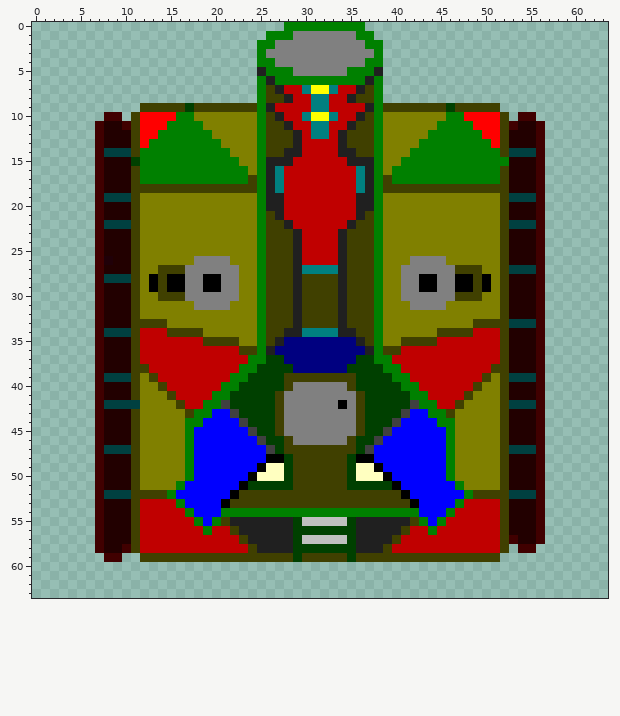
Two versions of one pixel-art sprite, Tank Arena.gmx/sprites/images/sprite_tank_final_0.png. Above: the version before the commit.
The file is 64x64 pixels. Colours within 5 levels of each other are drawn and written as one.
Now the later version:
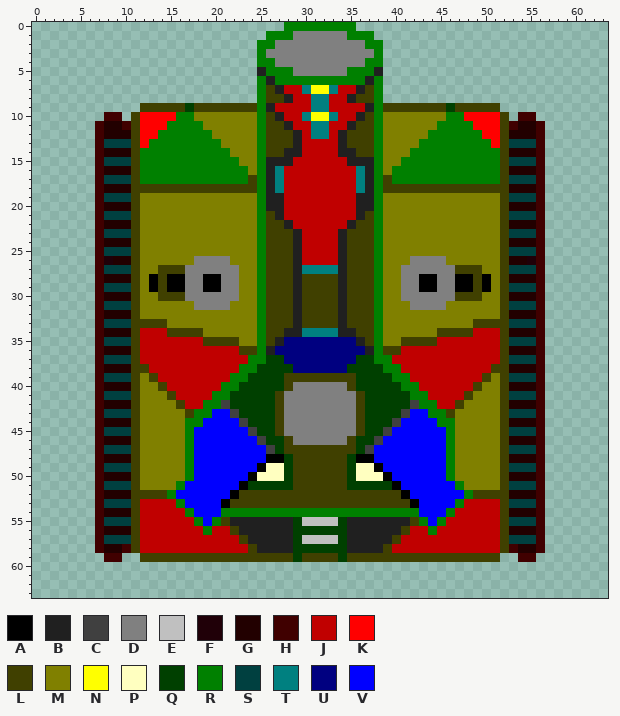
Palette (. is transparent): A #000000  B #202020  C #404040  D #808080  E #c0c0c0  F #200008  G #220000  H #400000  J #c00000  K #ff0000  L #404000  M #808000  N #ffff00  P #ffffc0  Q #004000  R #008000  S #004040  T #008080  U #000080  V #0000ff
Edits made:
y 0: x 36 R -> .
y 1: x 35 D -> R
y 13: x 8..10 GGG -> SSS; x 53..55 GGG -> SSS
y 14: x 8..10 SSS -> GGG; x 53..55 SSS -> GGG
y 15: x 8..11 GGGQ -> SSSL; x 52..55 RGGG -> LSSS
y 17: x 8..10 GGG -> SSS; x 53..55 GGG -> SSS
y 21: x 8..10 GGG -> SSS; x 53..55 GGG -> SSS
y 22: x 8..10 SSS -> GGG; x 53..55 SSS -> GGG
y 23: x 8..10 GGG -> SSS; x 53..55 GGG -> SSS
y 25: x 8..10 GGG -> SSS; x 53..55 GGG -> SSS
y 26: x 55 G -> F
y 27: x 8..10 GGG -> SSS
y 28: x 8..10 SSS -> GGG
y 29: x 8..10 GGG -> SSS; x 53..55 GGG -> SSS
y 31: x 8..10 GGG -> SSS; x 53..55 GGG -> SSS
y 33: x 8..10 GGG -> SSS
y 34: x 8..10 SSS -> GGG
y 35: x 8..10 GGG -> SSS; x 53..55 GGG -> SSS
y 37: x 8..10 GGG -> SSS; x 53..55 GGG -> SSS
y 41: x 8..10 GGG -> SSS; x 53..55 GGG -> SSS
y 42: x 8..11 SSSS -> GGGL; x 34 A -> D; x 53..55 SSS -> GGG
y 43: x 8..10 GGG -> SSS; x 53..55 GGG -> SSS
y 45: x 8..10 GGG -> SSS; x 53..55 GGG -> SSS
y 49: x 8..10 GGG -> SSS; x 53..55 GGG -> SSS
y 51: x 8..10 GGG -> SSS; x 53..55 GGG -> SSS
y 52: x 8..10 SSS -> GGG; x 53..55 SSS -> GGG
y 53: x 8..10 GGG -> SSS; x 53..55 GGG -> SSS
y 55: x 8..10 GGG -> SSS; x 34..35 EQ -> QB; x 53..55 GGG -> SSS
y 56: x 35 Q -> B
y 57: x 8..10 GGG -> SSS; x 34..35 EQ -> QB; x 53..55 HGG -> SSS
y 58: x 35 Q -> B; x 53..56 .HH. -> HGGH
y 59: x 34..35 LQ -> QL; x 54..55 .. -> HH
Boxes around the changes in both pictures, in picture pixels (x1, y1, x2, y2):
changed: (347, 22, 365, 40)
changed: (104, 139, 140, 184)
changed: (500, 139, 536, 184)
changed: (104, 211, 140, 544)
changed: (509, 211, 545, 562)
changed: (338, 400, 347, 409)
changed: (338, 517, 356, 562)
